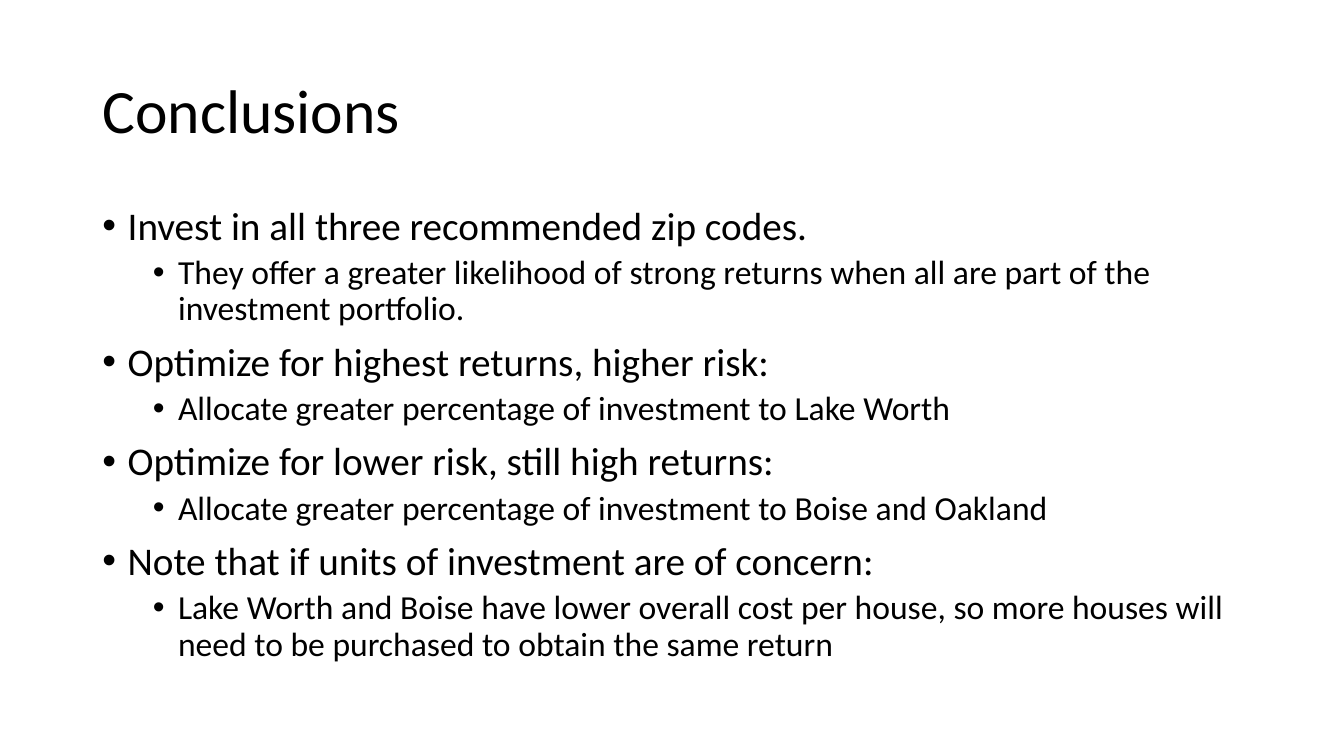
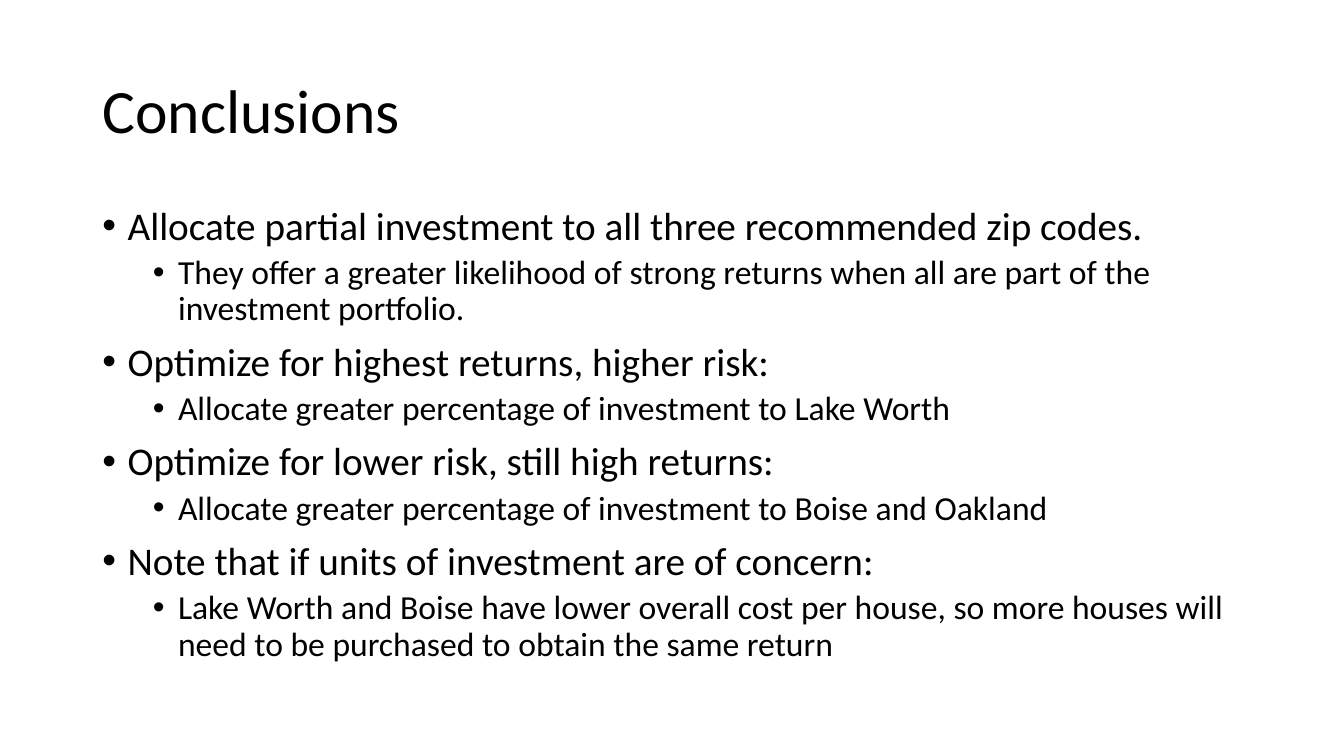
Before and after one commit to jpetoskey/Zillow_Time_Series, a slide deck: slide 11 of Real Estate Investment - Top Zip Codespptx.pptx. Drawn at 1344x756 pixels with LibreOffice and Linux fonts; fonts in the diff are those of the drawing. Boxes give left, top, right and bottom in pixels: in the first picture for what was removed or moved away, otherwise in the second. Text is boxed around its words. In the diff, an @@ line names an element or a change of style, - is before the commit and + after.

```diff
--- a/Real Estate Investment - Top Zip Codespptx.pptx
+++ b/Real Estate Investment - Top Zip Codespptx.pptx
@@ text at [128, 212, 1142, 247]: text changed @@
-• Invest in all three recommended zip codes.
+• Allocate partial investment to all three recommended zip codes.
```
Also in this commit, not shown: 1 other slide changed, 1 other file.
